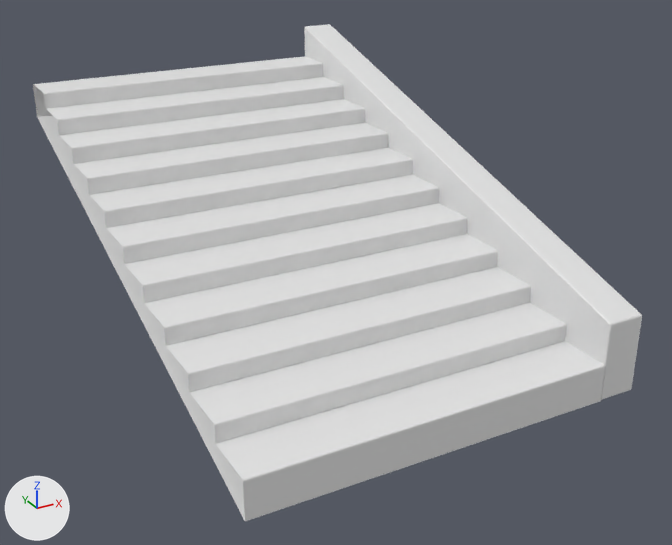
A saved change to the FBX model Import/_MESH/Static Mesh Final/S_Stairs_01.fbx.
Rendered twice from a camera (50 mm lens) standing at (-2.16, -11.36, 2.38) and looking at (2.22, -3.39, -1.6). Arrows for +X, +Y and +Z are at lower left; the lights stay in place.
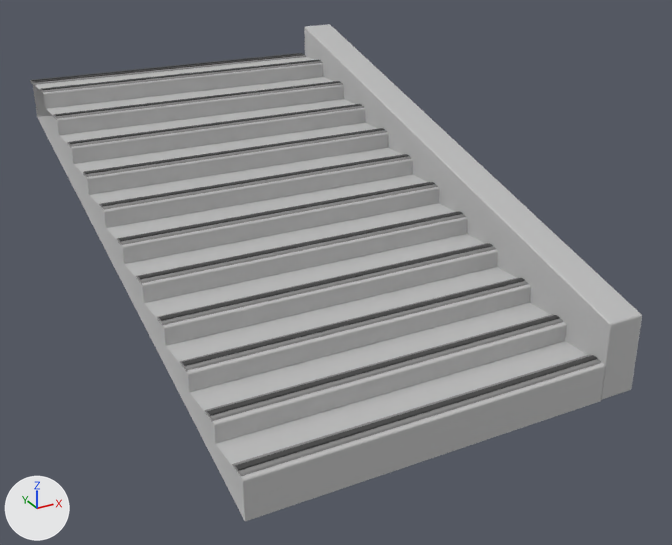
Commit message: Stair Update

Where the change shows, as pixel boxes (x1, y1, x2, y2) in the pictures (672 x 545 px):
```json
{"object": "Box004", "change": "recoloured", "before": [33, 24, 642, 521], "after": [33, 24, 642, 521], "on screen": "white to grey"}
{"object": "Cube.004", "change": "added", "after": [40, 59, 601, 476], "faces in mat_m_metal_002 (grey #888888)": [40, 61, 601, 476], "faces in mat_m_blackplastic_002 (black #3f3f3f)": [41, 59, 598, 471]}
{"object": "Cube.005", "change": "added", "after": [30, 53, 306, 86], "faces in mat_m_blackplastic_002 (black #3f3f3f)": [32, 53, 305, 83], "faces in mat_m_metal_002 (grey #888888)": [30, 55, 306, 86]}
```

Edits to the scene script, one JSON object a line:
```json
{"op": "add", "block": "mat_m_rock_001", "code": ["mat_m_rock_001 = principled_material('M-Rock.001')", "mat_m_rock_001.base_color = (0.528, 0.528, 0.528)  # light grey #c0c0c0", "mat_m_rock_001.roughness = 0.553"]}
{"op": "add", "block": "mat_m_metal_002", "code": ["mat_m_metal_002 = principled_material('M-Metal.002')", "mat_m_metal_002.base_color = (0.246, 0.246, 0.246)  # grey #888888", "mat_m_metal_002.roughness = 0.553"]}
{"op": "add", "block": "mat_m_blackplastic_002", "code": ["mat_m_blackplastic_002 = principled_material('M_BlackPlastic.002')", "mat_m_blackplastic_002.base_color = (0.0495, 0.0495, 0.0495)  # black #3f3f3f", "mat_m_blackplastic_002.roughness = 0.553"]}
{"block": "me_mesh", "where": "me_mesh.from_pydata(...)  # 156 vertices, 104 faces; spans x 0.0..4.0, y -6.0..0.0, z -2.2..0.39"}
{"op": "add", "block": "me_mesh", "code": "me_mesh.materials.append(mat_m_rock_001)  # light grey #c0c0c0"}
{"op": "add", "block": "me_mesh_006", "code": ["me_mesh_006 = bpy.data.meshes.new('Mesh.006')", "me_mesh_006.from_pydata(...)  # 308 vertices, 242 faces; spans x 0.0..3.88, y -5.95..-0.36, z -1.83..0.03", "# faces by material slot: [209, 33]", "me_mesh_006.materials.append(mat_m_metal_002)  # grey #888888", "me_mesh_006.materials.append(mat_m_blackplastic_002)  # black #3f3f3f"]}
{"op": "add", "block": "me_mesh_007", "code": ["me_mesh_007 = bpy.data.meshes.new('Mesh.007')", "me_mesh_007.from_pydata(...)  # 40 vertices, 34 faces; spans x 0.0..3.61, y -0.06..0.16, z -0.02..0.03", "# faces by material slot: [28, 6]", "me_mesh_007.materials.append(mat_m_metal_002)  # grey #888888", "me_mesh_007.materials.append(mat_m_blackplastic_002)  # black #3f3f3f"]}
{"op": "add", "block": "ob_cube_004", "code": ["ob_cube_004 = bpy.data.objects.new('Cube.004', me_mesh_006)", "ob_cube_004.location = (0.0, 0.0, 0.0)"]}
{"op": "add", "block": "ob_cube_005", "code": ["ob_cube_005 = bpy.data.objects.new('Cube.005', me_mesh_007)", "ob_cube_005.location = (0.0, 0.0, 0.0)"]}
```
